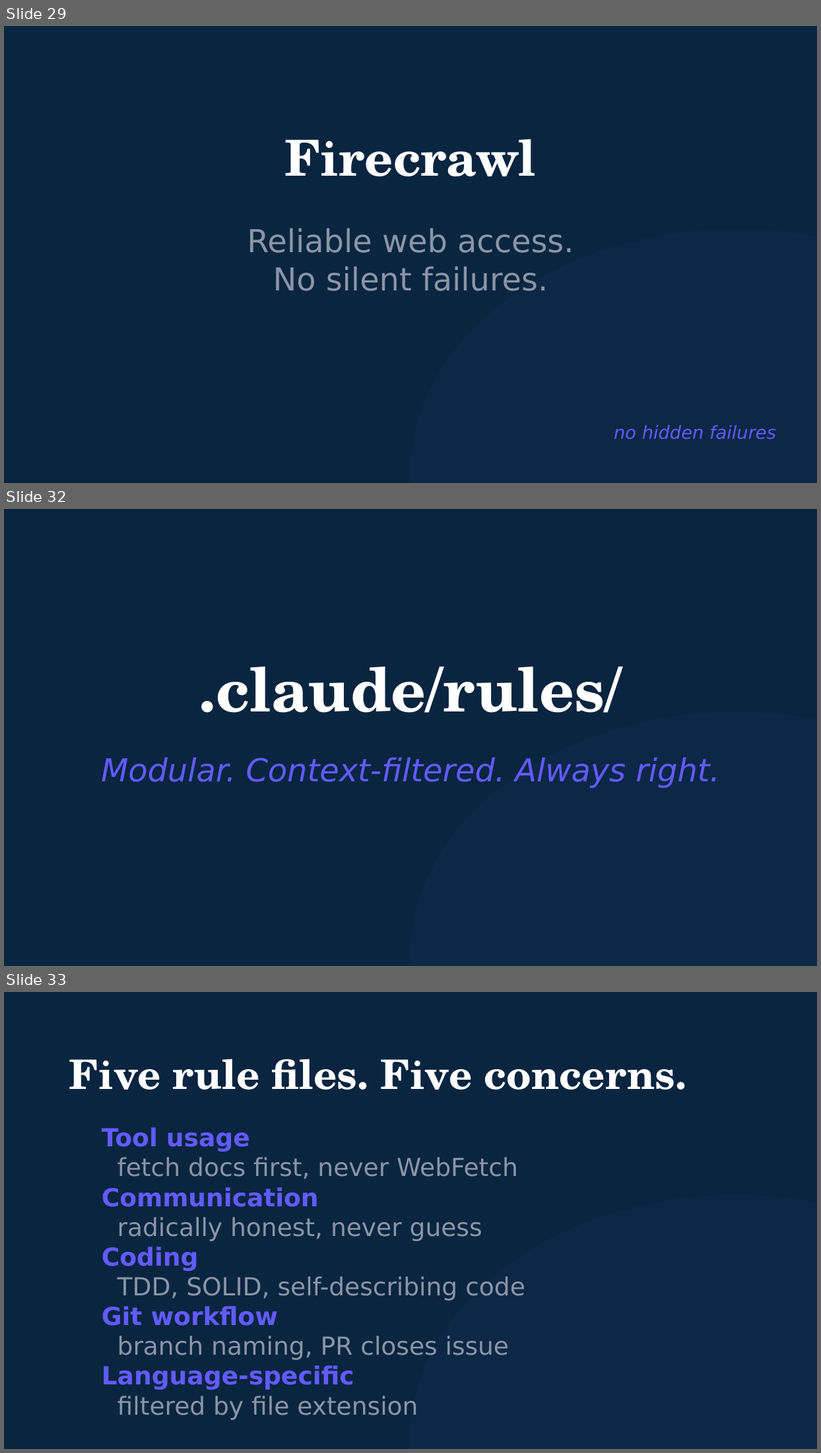
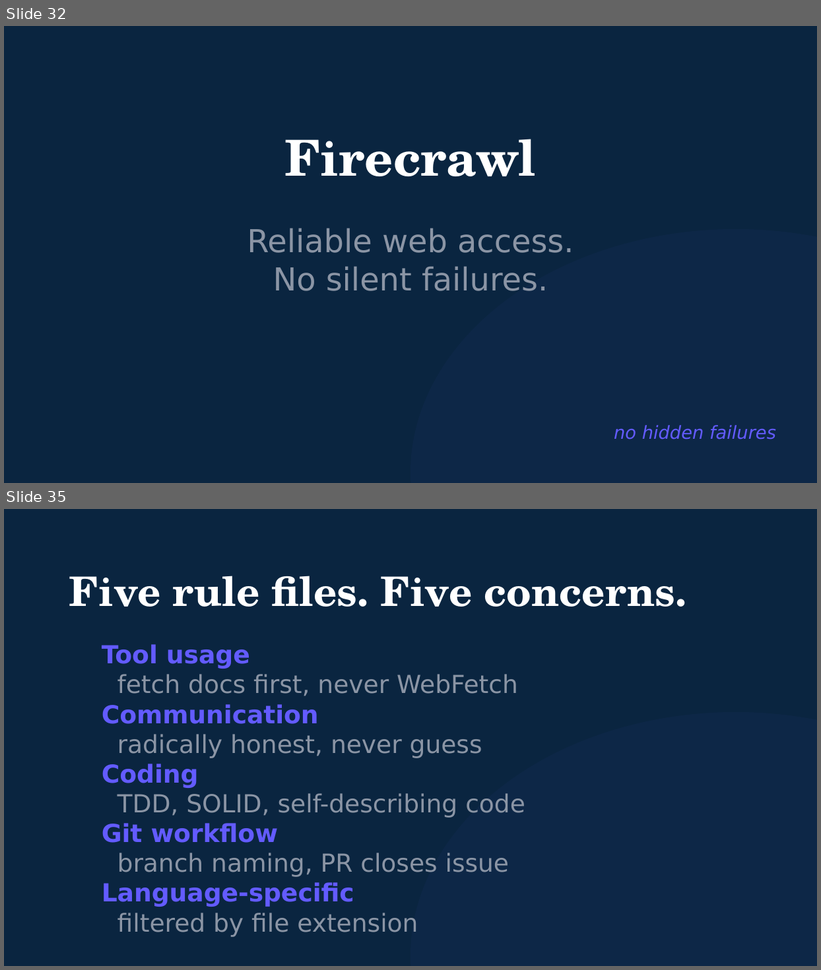
Before and after one commit to michaelengland/ai-best-practices, a slide deck: decks/builder/builder.pptx. Shown one above the other, each under a label of ours: slides 29, 32 and 33 before the commit, slides 32 and 35 after it; the slides between them are not shown. The pictures are 821x1453 and 821x970 pixels, drawn with LibreOffice and Linux fonts; fonts in the diff are those of the drawing. Boxes give left, top, right and bottom in pixels: in the first picture for what was removed or moved away, otherwise in the second. Text is boxed around its words. In the diff, an @@ line names an element or a change of style, - is before the commit and + after.

```diff
--- a/decks/builder/builder.pptx
+++ b/decks/builder/builder.pptx
@@ slide 32 removed at <box>4,509,817,966</box>, background #0A2540 @@
@@ text removed at <box>199,667,622,713</box> @@
-.claude/rules/
@@ ellipse removed at <box>411,712,817,966</box> @@
@@ text removed at <box>101,757,720,788</box> @@
-Modular. Context-filtered. Always right.
@@ what was slide 29 is now slide 32 @@
@@ what was slide 33 is now slide 35 @@
```
Also in this commit, not shown: 6 slides changed, 12 slides added, 4 other slides removed, 6 other files.
